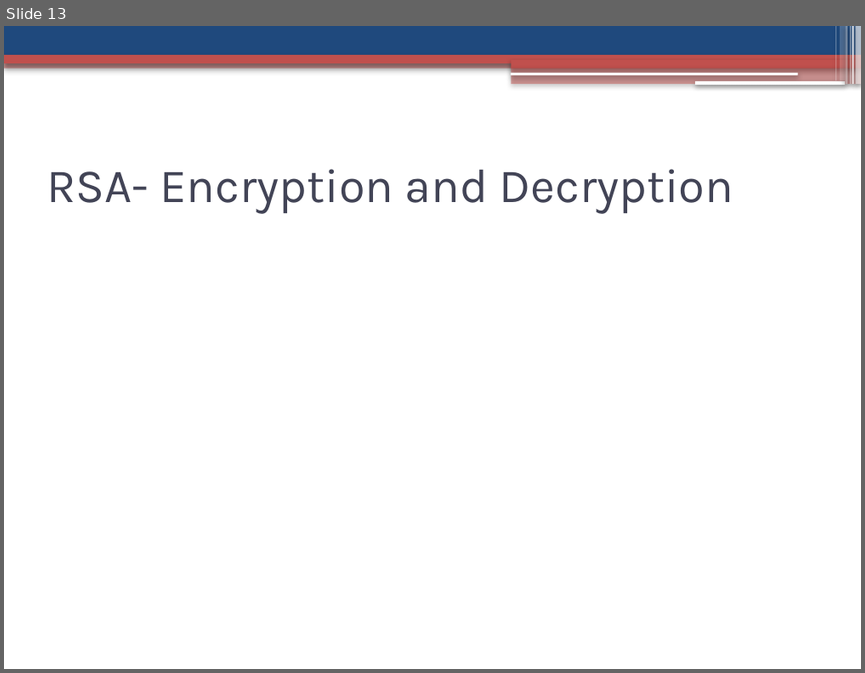
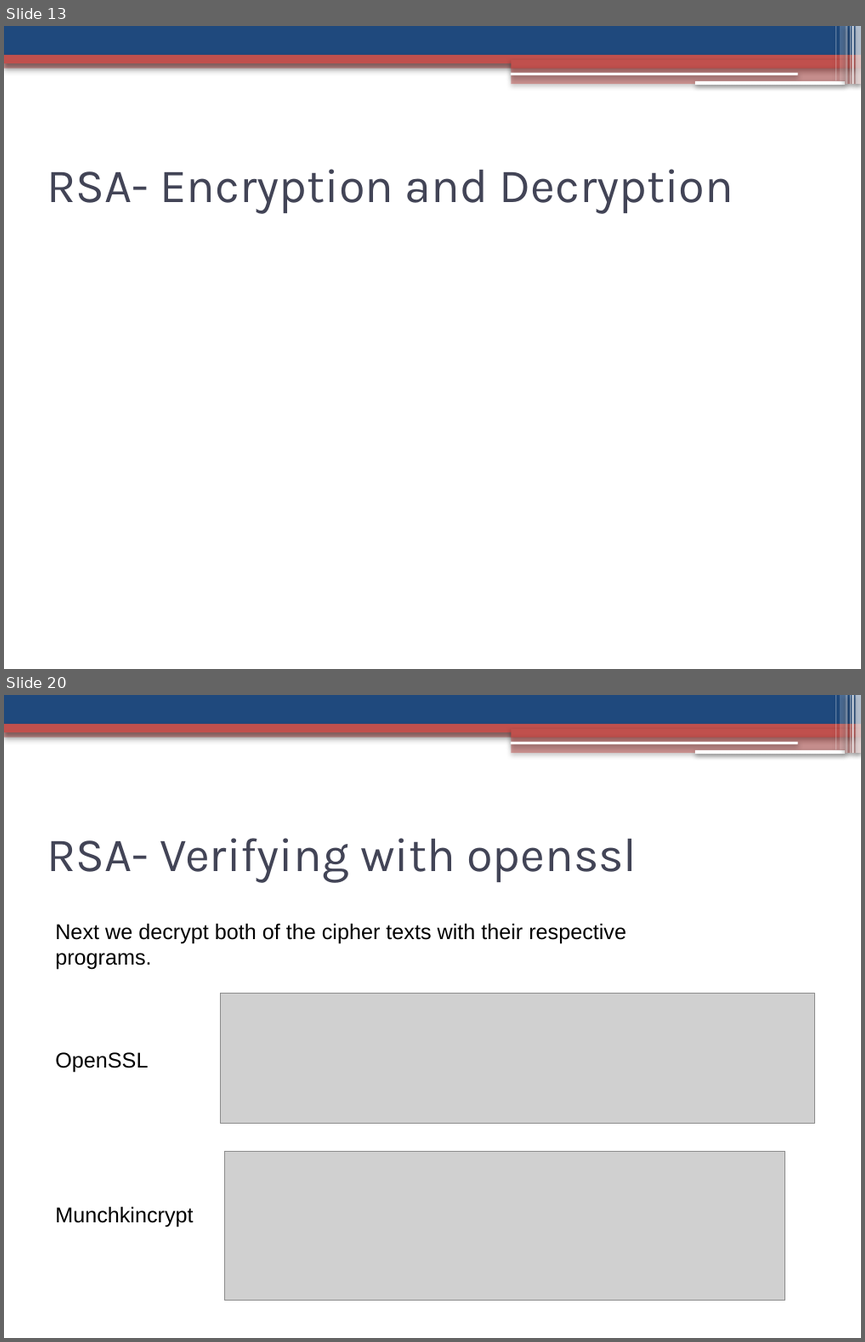
Before and after one commit to jaideng123/Cryptosystems, a slide deck: FinalPresentation.pptx. Shown one above the other, each under a label of ours: slide 13 before the commit, slides 13 and 20 after it; the slides between them are not shown. The pictures are 865x673 and 865x1342 pixels, drawn with LibreOffice and Linux fonts; fonts in the diff are those of the drawing; grey boxes stand for pictures. Boxes give left, top, right and bottom in pixels: in the first picture for what was removed or moved away, otherwise in the second. Text is boxed around its words. In the diff, an @@ line names an element or a change of style, - is before the commit and + after.

Commit message:
Add OpenSSL Testing and RSA Test case slides

```diff
--- a/FinalPresentation.pptx
+++ b/FinalPresentation.pptx
@@ slide 20 added at (x1=4, y1=695, x2=861, y2=1338), background #FFFFFF; not listed: 13 template elements that a slide beside it also shows @@
@@ text added at (x1=46, y1=838, x2=636, y2=882), 40 pt, text #424456 @@
+RSA- Verifying with openssl
@@ text added at (x1=55, y1=923, x2=626, y2=1226), 18 pt, text #000000 @@
+Next we decrypt both of the cipher texts with their respective programs.
+OpenSSL
+Munchkincrypt
@@ picture added at (x1=221, y1=993, x2=815, y2=1123) @@
@@ picture added at (x1=224, y1=1151, x2=784, y2=1299) @@
```
Also in this commit, not shown: 6 slides changed, 9 other slides added.
